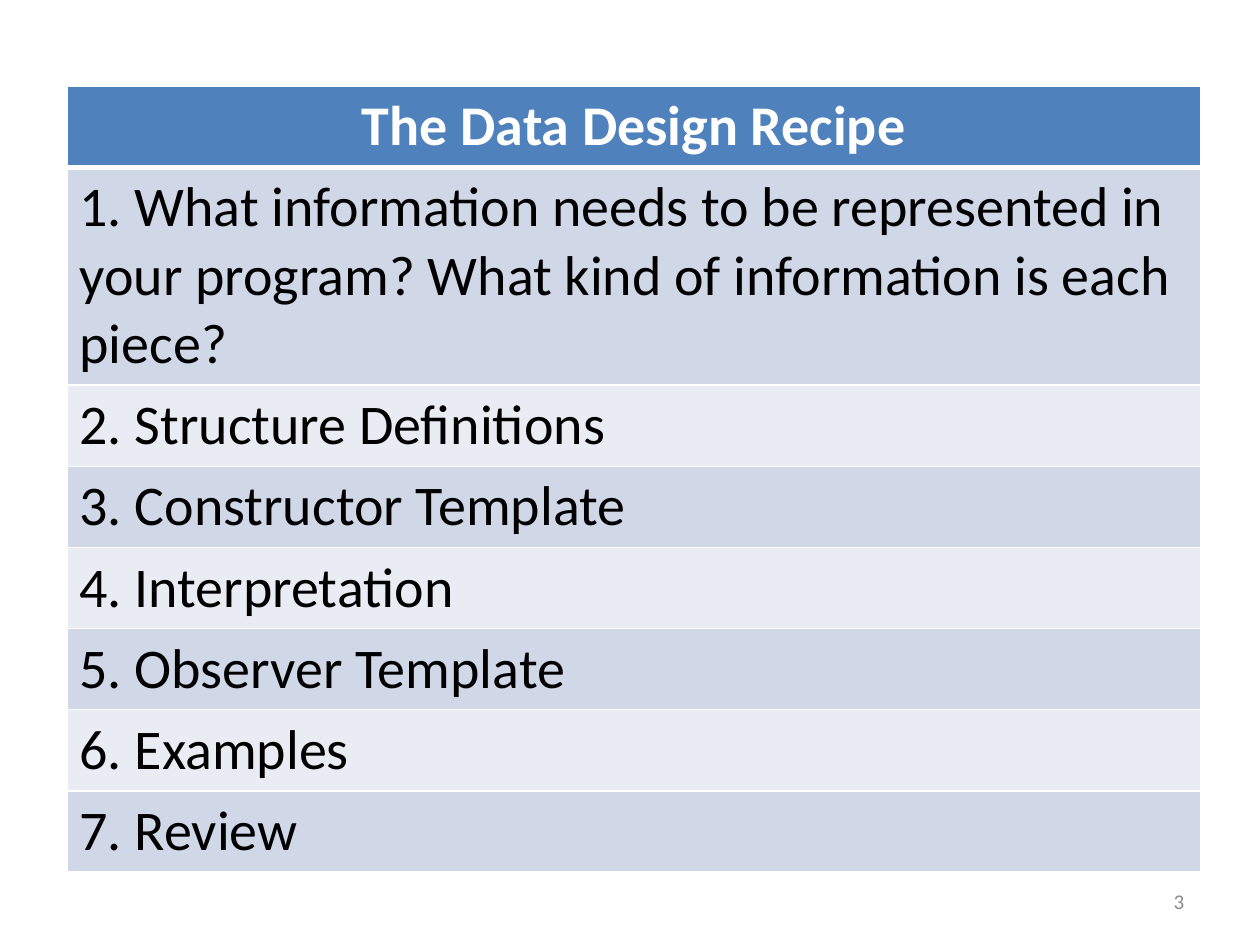
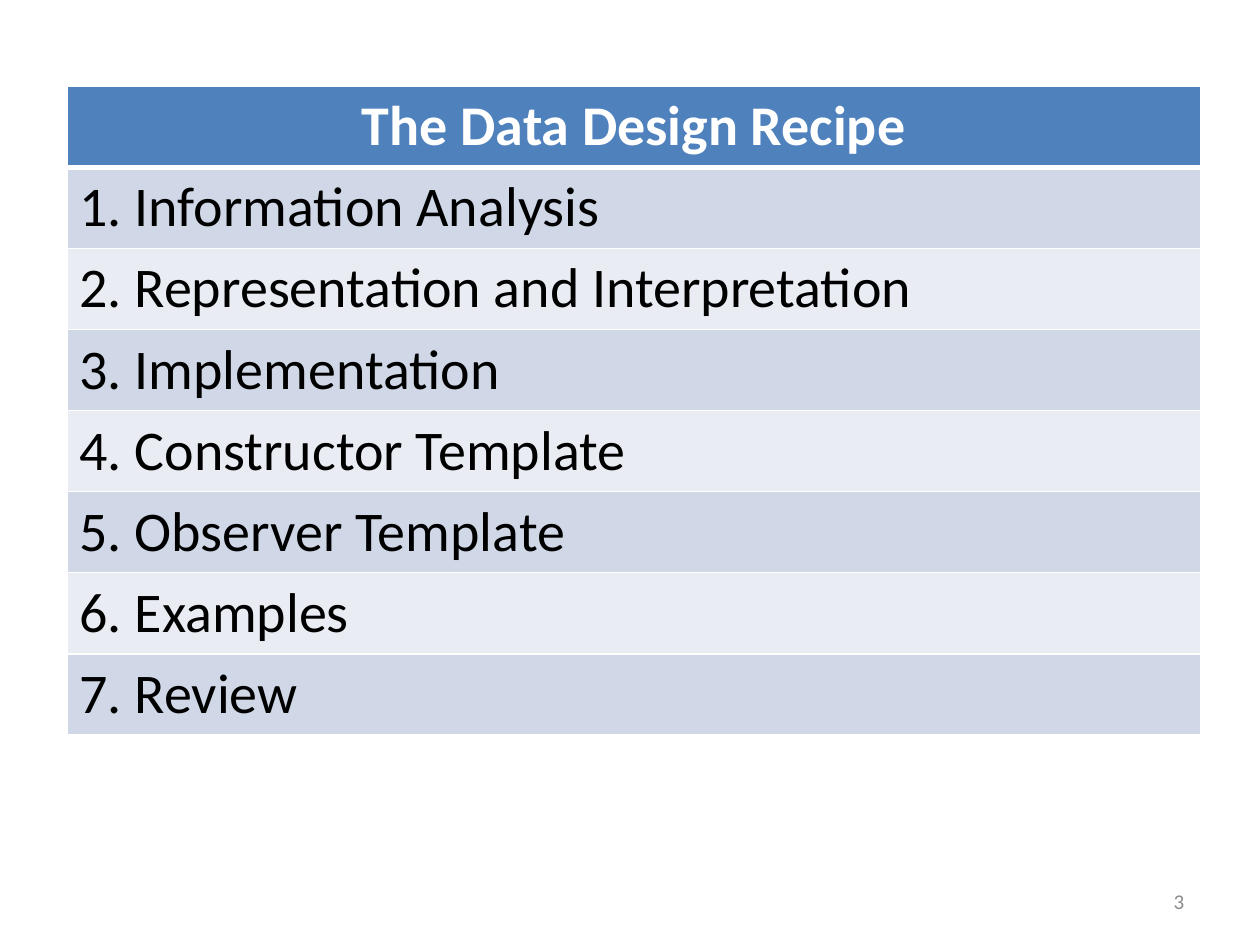
Before and after one commit to mwand/cs5010f17, a slide deck: slide 3 of Slides/Lesson 1.3 The Data Design Recipe.pptx. Drawn at 1260x945 pixels with LibreOffice and Linux fonts; fonts in the diff are those of the drawing. Boxes give left, top, right and bottom in pixels: in the first picture for what was removed or moved away, otherwise in the second. Text is boxed around its words. In the diff, an @@ line names an element or a change of style, - is before the commit and + after.

```diff
--- a/Slides/Lesson 1.3 The Data Design Recipe.pptx
+++ b/Slides/Lesson 1.3 The Data Design Recipe.pptx
@@ table at (67,86,1201,724) @@
-row 2, column 1: 1. What information needs to be represented in your program? What kind of information is each piece?
+row 2, column 1: 1. Information Analysis
-row 3, column 1: 2. Structure Definitions
+row 3, column 1: 2. Representation and Interpretation
-row 4, column 1: 3. Constructor Template
+row 4, column 1: 3. Implementation
-row 5, column 1: 4. Interpretation
+row 5, column 1: 4. Constructor Template
```
Also in this commit, not shown: 8 other slides changed, 17 slides added, 10 slides removed, 10 other files.
